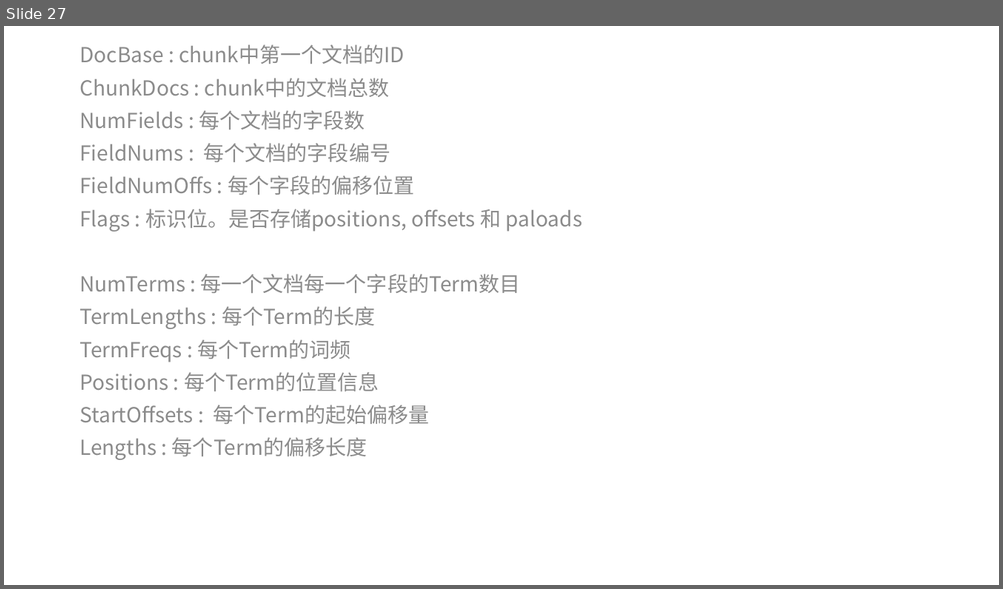
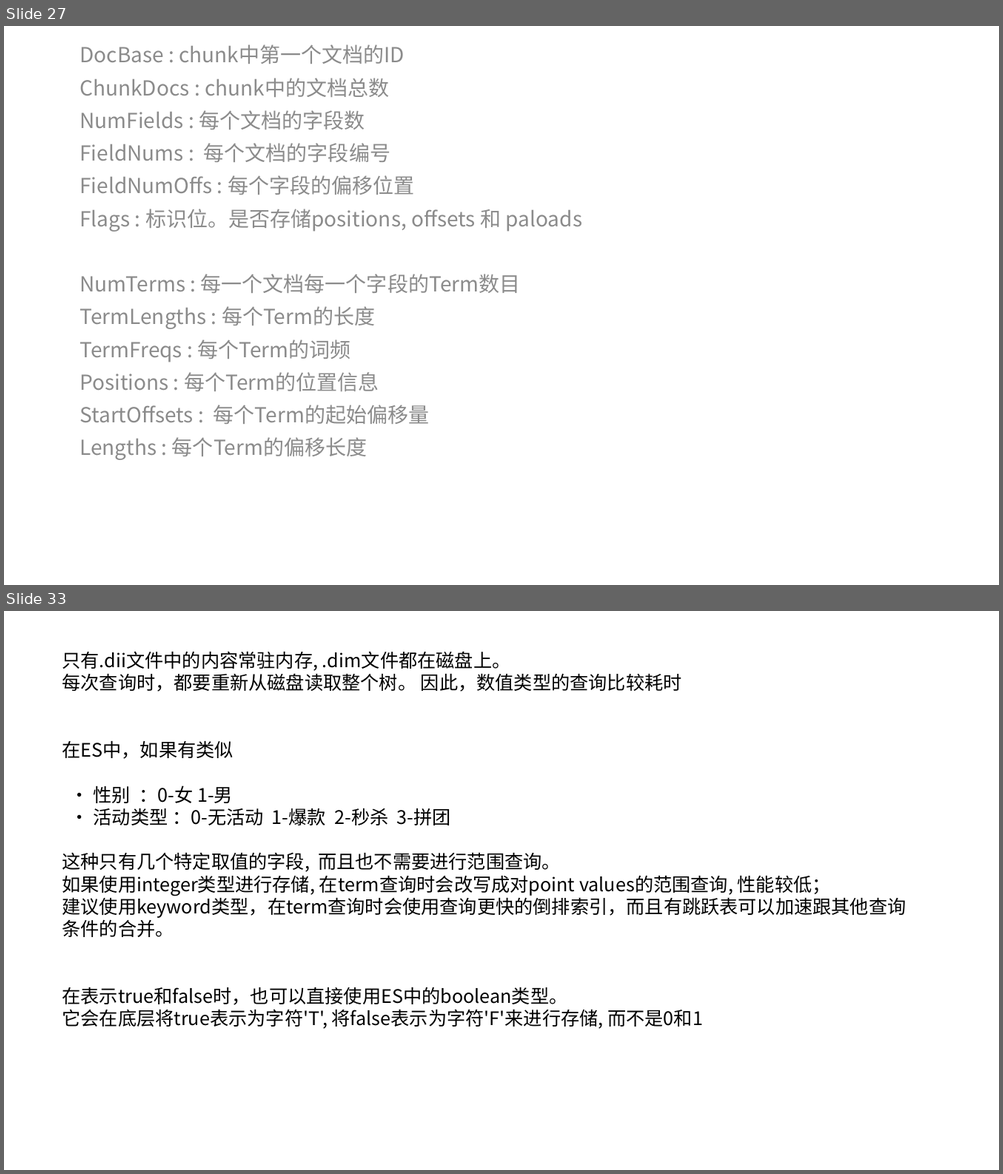
Before and after one commit to zouxiang1993/lucene-8.0.0, a slide deck: core/notes/lucene/codec/索引文件格式/Lucene索引文件.pptx. Shown one above the other, each under a label of ours: slide 27 before the commit, slides 27 and 33 after it; the slides between them are not shown. The pictures are 1003x589 and 1003x1174 pixels, drawn with LibreOffice and Linux fonts; fonts in the diff are those of the drawing. Boxes give left, top, right and bottom in pixels: in the first picture for what was removed or moved away, otherwise in the second. Text is boxed around its words. In the diff, an @@ line names an element or a change of style, - is before the commit and + after.

Commit message:
point values索引文件格式

```diff
--- a/core/notes/lucene/codec/索引文件格式/Lucene索引文件.pptx
+++ b/core/notes/lucene/codec/索引文件格式/Lucene索引文件.pptx
@@ slide 33 added at <box>4,611,999,1170</box>, background #FFFFFF @@
@@ text added at <box>62,651,905,1029</box>, 18 pt, text #000000 @@
+只有.dii文件中的内容常驻内存, .dim文件都在磁盘上。
+每次查询时，都要重新从磁盘读取整个树。 因此，数值类型的查询比较耗时
+在ES中，如果有类似
+· 性别 ：0-女 1-男
+· 活动类型 ：0-无活动 1-爆款 2-秒杀 3-拼团
+这种只有几个特定取值的字段, 而且也不需要进行范围查询。
+如果使用integer类型进行存储, 在term查询时会改写成对point values的范围查询, 性能较低；
+建议使用keyword类型，在term查询时会使用查询更快的倒排索引，而且有跳跃表可以加速跟其他查询条件的合并。
+在表示true和false时，也可以直接使用ES中的boolean类型。
+它会在底层将true表示为字符'T', 将false表示为字符'F'来进行存储, 而不是0和1
```
Also in this commit, not shown: 7 slides changed, 6 other slides added, 3 other files.
